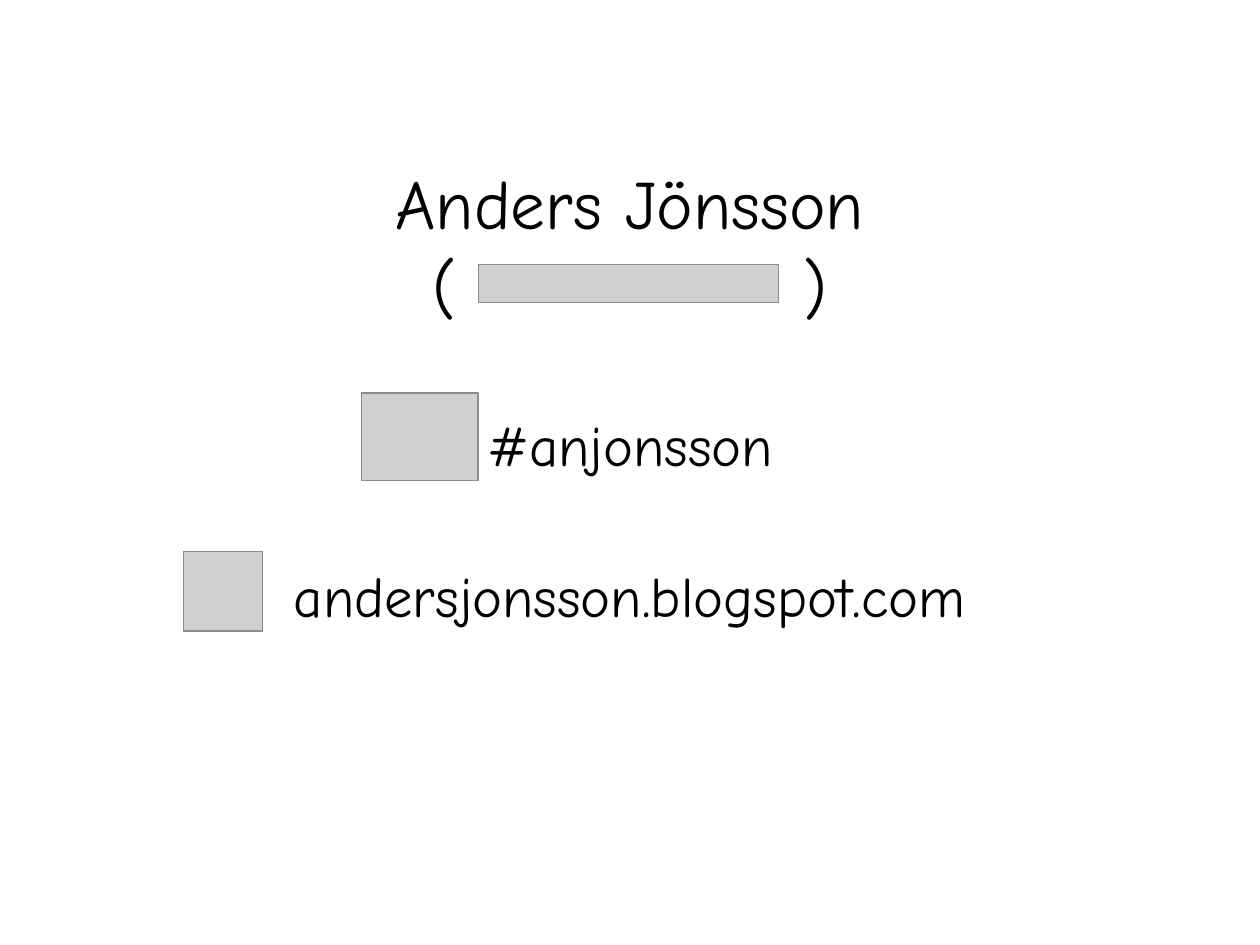
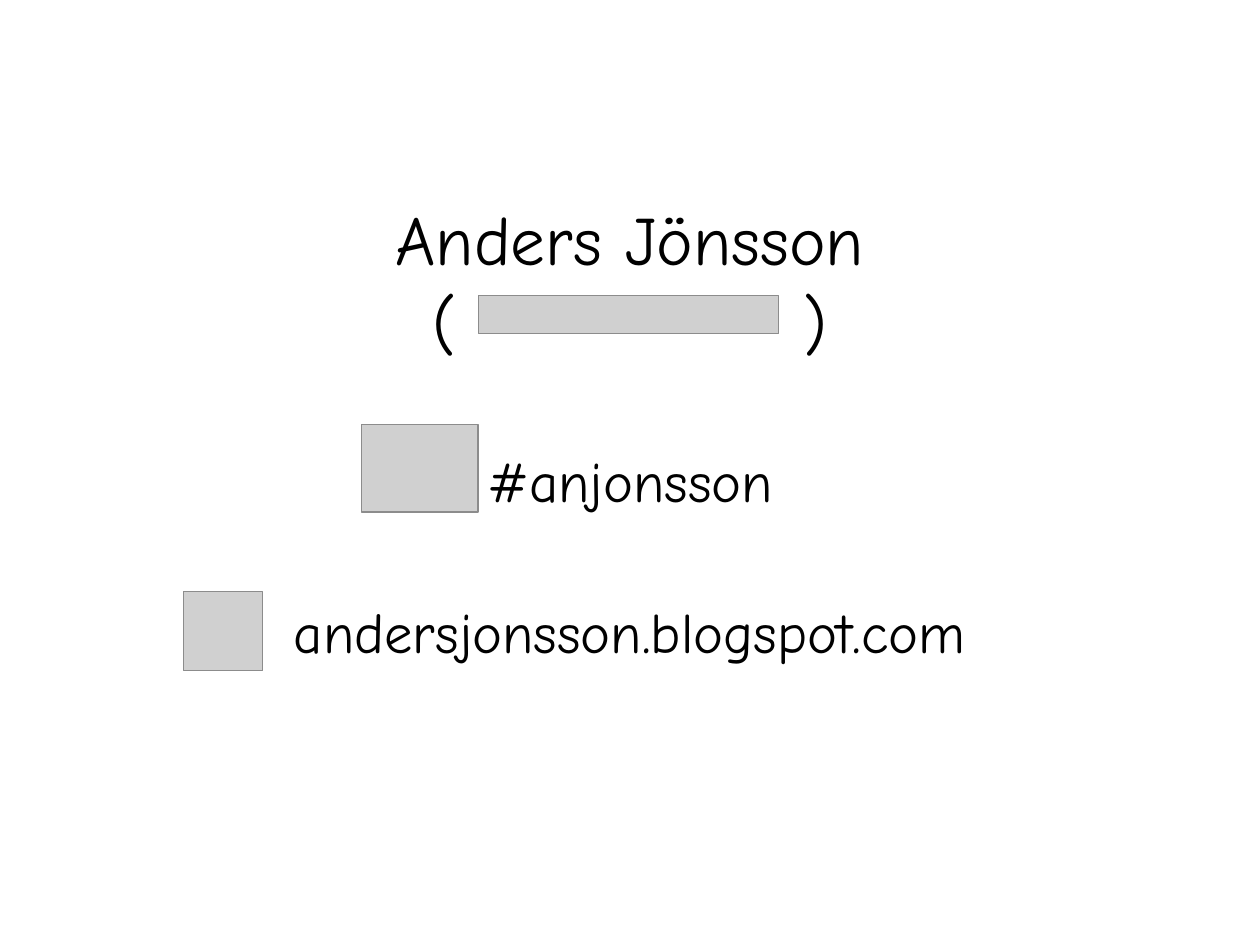
Before and after one commit to archive/talk-mixin-in-js, a slide deck: slide 2 of presentation/Mixins and mixes in JavaScript.pptx. Drawn at 1260x945 pixels with LibreOffice and Linux fonts; fonts in the diff are those of the drawing; grey boxes stand for pictures. Boxes give left, top, right and bottom in pixels: in the first picture for what was removed or moved away, otherwise in the second. Text is boxed around its words. In the diff, an @@ line names an element or a change of style, - is before the commit and + after.

```diff
--- a/presentation/Mixins and mixes in JavaScript.pptx
+++ b/presentation/Mixins and mixes in JavaScript.pptx
@@ title "Anders Jönsson ( ) #anjonsson ...": place and size @@
-title "Anders Jönsson ( ) #anjonsson ..." at (294, 181, 966, 628)
+title "Anders Jönsson ( ) #anjonsson ..." at (294, 217, 966, 664)
@@ picture: place and size @@
-picture at (479, 265, 780, 302)
+picture at (479, 296, 780, 334)
@@ picture: place and size @@
-picture at (362, 393, 478, 480)
+picture at (362, 425, 478, 512)
@@ picture: place and size @@
-picture at (184, 552, 263, 631)
+picture at (184, 591, 263, 670)
```
Also in this commit, not shown: 8 other slides changed, 5 other files.
